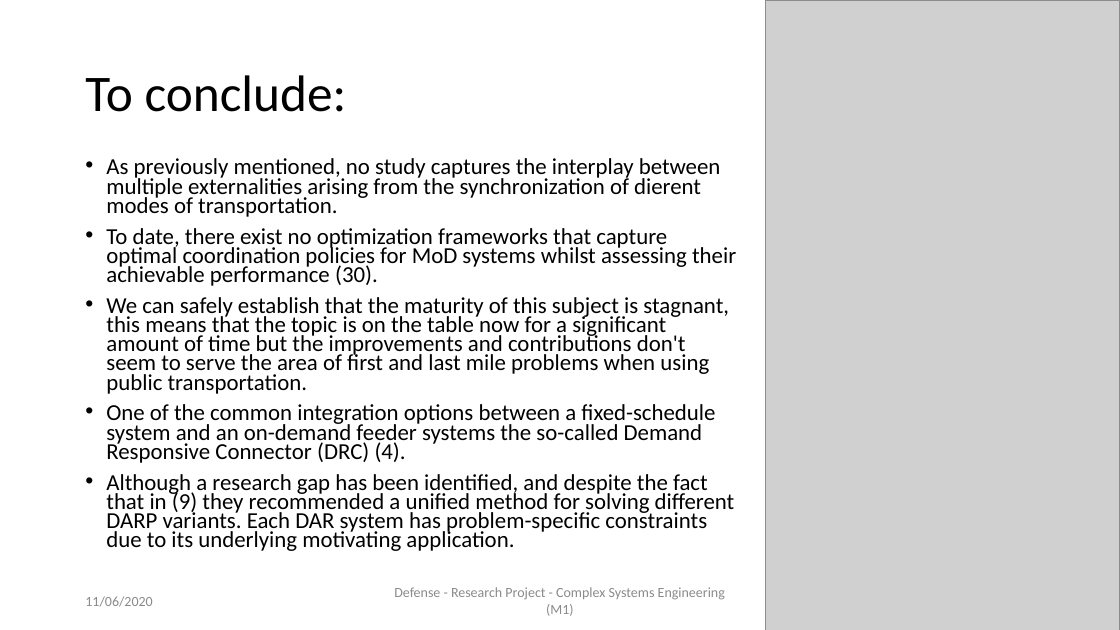
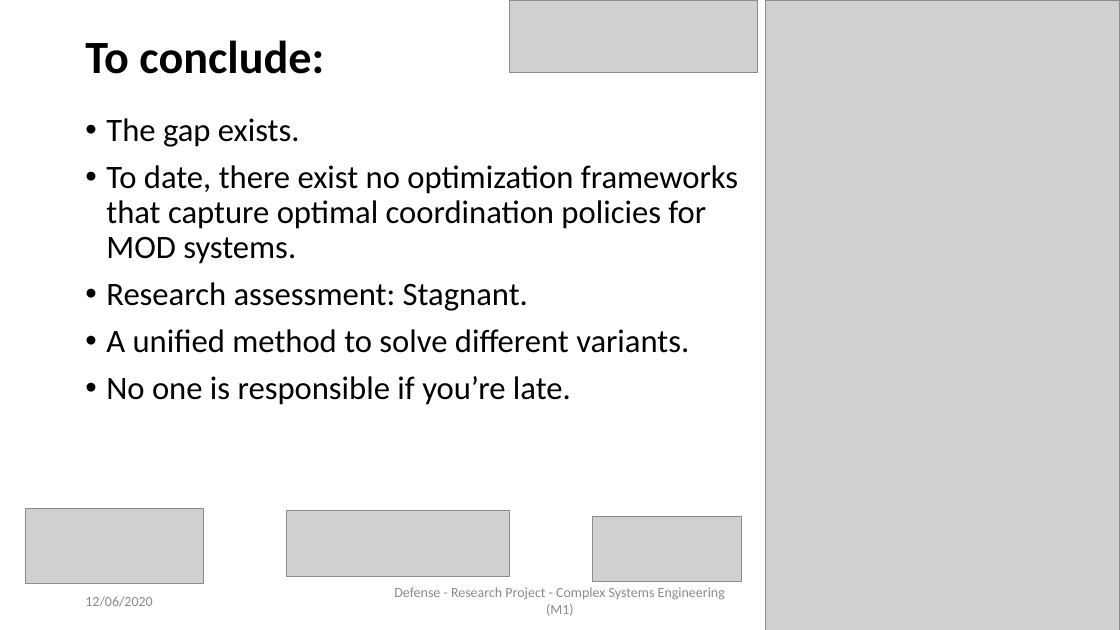
Before and after one commit to AymanABDELHAMID/OD_MTO_DARP, a slide deck: slide 15 of Presentation/presentation_AymanMahmoud.pptx (slide 20 before the commit). Drawn at 1120x630 pixels with LibreOffice and Linux fonts; fonts in the diff are those of the drawing; grey boxes stand for pictures. Boxes give left, top, right and bottom in pixels: in the first picture for what was removed or moved away, otherwise in the second. Text is boxed around its words. In the diff, an @@ line names an element or a change of style, - is before the commit and + after.

```diff
--- a/Presentation/presentation_AymanMahmoud.pptx
+++ b/Presentation/presentation_AymanMahmoud.pptx
@@ picture added at <box>510,0,758,72</box> @@
@@ title "To conclude:" at <box>85,40,324,74</box>: size 44 to 39.6 pt, bold on @@
@@ text at <box>106,118,738,405</box>: text changed; size 19.6 to 28 pt @@
-• As previously mentioned, no study captures the interplay between multiple externalities arising from the synchronization of dierent modes of transportation.
-• To date, there exist no optimization frameworks that capture optimal coordination policies for MoD systems whilst assessing their achievable performance (30).
-• We can safely establish that the maturity of this subject is stagnant, this means that the topic is on the table now for a significant amount of time but the improvements and contributions don't seem to serve the area of first and last mile problems when using public transportation.
-• One of the common integration options between a fixed-schedule system and an on-demand feeder systems the so-called Demand Responsive Connector (DRC) (4).
-• Although a research gap has been identified, and despite the fact that in (9) they recommended a unified method for solving different DARP variants. Each DAR system has problem-specific constraints due to its underlying motivating application.
+• The gap exists.
+• To date, there exist no optimization frameworks that capture optimal coordination policies for MOD systems.
+• Research assessment: Stagnant.
+• A unified method to solve different variants.
+• No one is responsible if you’re late.
@@ picture added at <box>25,508,203,584</box> @@
@@ picture added at <box>287,511,510,577</box> @@
@@ picture added at <box>592,516,741,581</box> @@
@@ text at <box>85,596,152,607</box>: text changed @@
-11/06/2020
+12/06/2020
```
Also in this commit, not shown: 31 other slides changed, 7 slides removed, 4 other files.
